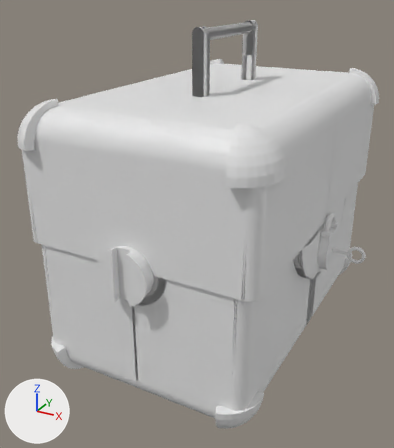
An edit to the Blender file obj_chest_Ayham_0123.blend, drawn before and after from the same camera.
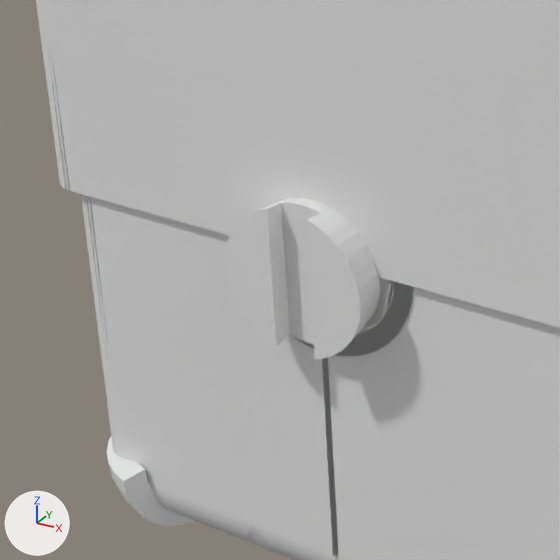
The first picture shows the older version from a 50 mm camera at (2.72, -5.64, 4.31) aimed at (-0.16, -0.39, 1.69). The close-ups show the older and then the newer version on the part from 3% to 56% of the width and 38% to 85% of the height of that picture. Only the edits that show in the close-ups are written down. Lighting does not change. The marker at lower left points along +X, +Y and +Z.

Objects in the first close-up: 'box(2)', 'lid', 'screws'.
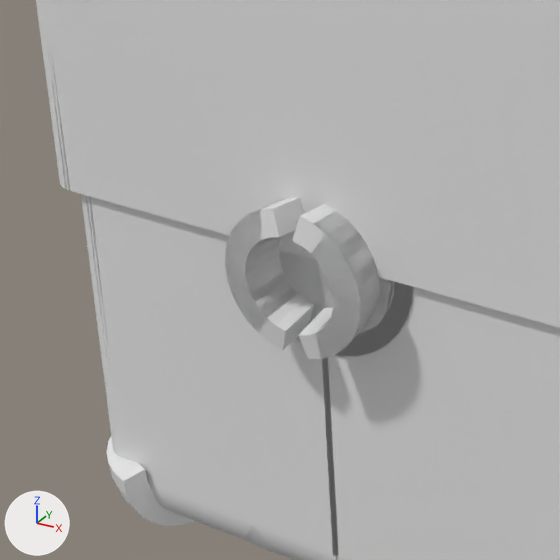
ob_cube is not drawn itself; it is used by a modifier of ob_screws.

Changed parts and their boxes (x1, y1, x2, y2) in the close-ups (560 x 560 px):
'lid', reshaped
    before: (36, 0, 560, 356)
    after: (36, 0, 560, 359)
'screws', deleted
    before: (225, 197, 380, 359)
part 1 of me_cube_001, added
    after: (225, 197, 380, 354)
part 2 of me_cube_001, added
    after: (225, 201, 380, 359)

The edits, one by one:
me_cube_001 is used by ob_lid; location (0.0, 0.0, 0.0).
me_cube_001 had 4793 vertices, 4546 faces and spanned x -1.35..0.39, y -2.12..0.91, z 1.25..3.93.
me_cube_001 now has 4850 vertices, 4572 faces and spans x -1.35..1.38, y -2.14..0.91, z 1.25..3.93.
me_cube_001 part 1: a new loose piece of 28 vertices spanning x 0.05..0.28, y -2.14..-1.95, z 1.59..2.13.
me_cube_001 part 2: a new loose piece of 28 vertices spanning x -0.28..-0.05, y -2.14..-1.95, z 1.58..2.12.
Other edits to the shape of me_cube_001 do not show in these pictures.
Object 'Cube' (ob_cube) is deleted.
Object 'screws' (ob_screws) is deleted.
